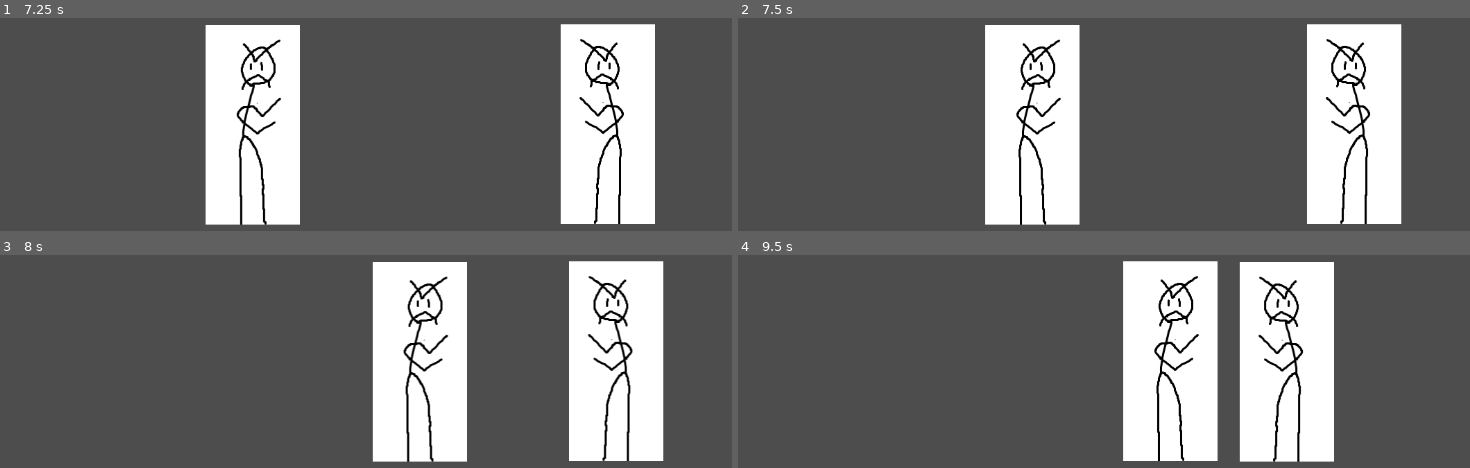
Above: before the commit, frames 1-4 (two rows, left to right).
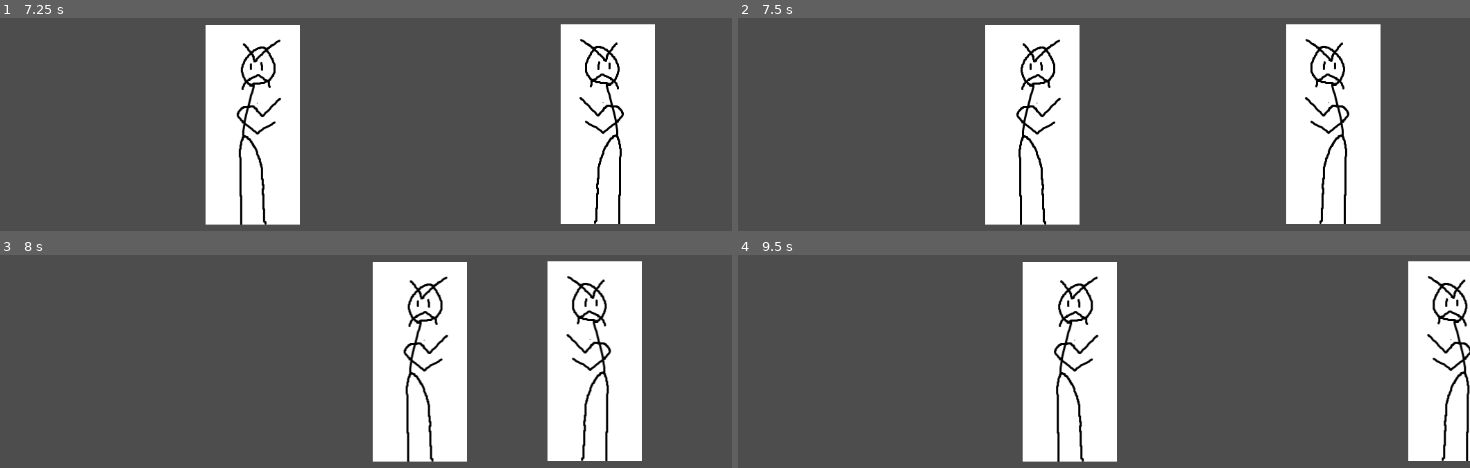
Above: after the commit, the same moments.

Repository: MichaelRatel/Fighting-Game-IEEE
Game: Godot game, scene res://main_scene.tscn
Two runs of this game, one before a commit and one after it. Both use one fixed random seed, a clock stepped at 60 frames per second and the inputs below.
Inputs:
- Up to frame 1 (7.25 s): tap Enter at 0.5, 3.5 s; hold D (player1_right) 0.53-1.28 s; hold P (player2_a, bound only after the commit) 0.53-1.28 s; tap [ (player2_b, bound only after the commit) at 0.8, 1.35, 3.8, 6.8 s; hold S (player1_down) 1.28-2.03 s; tap ] (player2_c, bound only after the commit) at 1.55, 4.55 s; tap Space at 2, 5.75 s; hold D (player1_right) 2.03-2.78 s; hold ] (player2_c, bound only after the commit) 2.03-2.78 s; tap , (player2_d, bound only after the commit) at 2.3, 2.85, 5.3 s; hold W (player1_up) 2.78-3.53 s; tap P (player2_a, bound only after the commit) at 3.05, 6.05 s; hold U (player1_a) 3.53-4.28 s; hold A (player1_left) 3.53-5.03 s; tap I (player1_b) at 4.35 s; hold S (player1_down) 5.03-5.78 s; hold O (player1_c) 5.03-5.78 s; hold D (player1_right) 5.78-6.53 s; tap J (player1_d) at 5.85 s; hold W (player1_up) from 6.53 s (still down); hold Down (player2_down) from 6.53 s (still down)
- Up to frame 2 (7.5 s): tap Enter at 7.25 s; release W (player1_up) at 7.28 s; release Down (player2_down) at 7.28 s; hold D (player1_right) from 7.28 s (still down); tap Left (player2_left) at 7.35 s
- Up to frame 3 (8 s): keep holding D (player1_right); tap ] (player2_c, bound only after the commit) at 7.55 s
- Up to frame 4 (9.5 s): release D (player1_right) at 8.03 s; hold S (player1_down) 8.03-8.78 s; hold Right (player2_right) 8.03-8.78 s; tap , (player2_d, bound only after the commit) at 8.3 s; hold A (player1_left) from 8.78 s (still down); tap Up (player2_up) at 8.85 s; tap P (player2_a, bound only after the commit) at 9.05 s

Frame 1 is identical in both runs. In frame 2, 7.4% of the frame differs, in the area x 74-91%, y 2-97%; in frame 3, 7.7%; in frame 4, 44%, in the area x 38-100%, y 2-98%.

Commit message:
fixed P2 inputs only moving backwards

Diff:
--- /dev/null
+++ b/InputHistory.gd
@@ -0,0 +1,12 @@
+extends RichTextLabel
+
+var persistentState : Node2D
+
+# Called when the node enters the scene tree for the first time.
+func _ready():
+	pass # Replace with function body.
+
+
+# Called every frame. 'delta' is the elapsed time since the previous frame.
+func _process(delta):
+	pass
--- a/characters/all_rounder/scripts/persistent_state.gd
+++ b/characters/all_rounder/scripts/persistent_state.gd
@@ -87,7 +87,7 @@
 	if(player.name == "Player2"):
 		newNode.player = 2
 	newNode.set_values()
-	print(newNode.toString())
+	#print(newNode.toString())
 	inputBuffer.push_back((newNode))
 	pass
 
--- a/characters/input_buffer_node.gd
+++ b/characters/input_buffer_node.gd
@@ -50,8 +50,10 @@
 func inverseDirection():
 	if(stickPosition == 1 || stickPosition == 4 || stickPosition == 7):
 		stickPosition += 2
+		return
 	if(stickPosition == 3 || stickPosition == 6 || stickPosition == 9):
 		stickPosition -= 2
+		return
 
 func toString():
 	var string = ""
--- a/characters/input_handling.gd
+++ b/characters/input_handling.gd
@@ -44,9 +44,14 @@
 	var buffer = persistentState.inputBuffer
 	if(buffer.front() == null):
 		return
+
+	if (currentDirection == persistentState.directions.LEFT):
+		for node in persistentState.inputBuffer:
+			node.inverseDirection()
 	# Now, we can check for every type of input here, and execute a state change based on priority
 	# if we find a super input first, we super, if not, we special, attack, move, etc.
 	# exact hierarchy is in the design doc in the discord
+	print(buffer.slice(-1)[0].toString())
 	if(buffer.slice(-1)[0].stickPosition == 6):
 		persistentState.move_forward()
 	if(buffer.slice(-1)[0].stickPosition == 4):
--- a/main_scene.tscn
+++ b/main_scene.tscn
@@ -1,10 +1,11 @@
-[gd_scene load_steps=9 format=3 uid="uid://bn135wayxh4ec"]
+[gd_scene load_steps=10 format=3 uid="uid://bn135wayxh4ec"]
 
 [ext_resource type="Script" path="res://characters/all_rounder/scripts/state.gd" id="1_0tagt"]
 [ext_resource type="Script" path="res://characters/input_handling.gd" id="2_uq2q3"]
 [ext_resource type="Script" path="res://characters/all_rounder/scripts/persistent_state.gd" id="3_1hw5f"]
 [ext_resource type="Texture2D" uid="uid://cwxmav0kc1r88" path="res://characters/all_rounder/PLACEHOLDERpng.png" id="4_7tfai"]
 [ext_resource type="Script" path="res://characters/input_buffer_node.gd" id="5_1rudy"]
+[ext_resource type="Script" path="res://InputHistory.gd" id="6_jti7v"]
 
 [sub_resource type="PhysicsMaterial" id="PhysicsMaterial_iybck"]
 
@@ -54,6 +55,11 @@
 [node name="InputFrame" type="Node2D" parent="Player1/Player1State"]
 script = ExtResource("5_1rudy")
 
+[node name="RichTextLabel" type="RichTextLabel" parent="Player1"]
+offset_right = 40.0
+offset_bottom = 40.0
+script = ExtResource("6_jti7v")
+
 [node name="Player2" type="CharacterBody2D" parent="."]
 show_behind_parent = true
 top_level = true
--- a/project.godot
+++ b/project.godot
@@ -85,6 +85,31 @@
 "events": [Object(InputEventKey,"resource_local_to_scene":false,"resource_name":"","device":-1,"window_id":0,"alt_pressed":false,"shift_pressed":false,"ctrl_pressed":false,"meta_pressed":false,"pressed":false,"keycode":0,"physical_keycode":75,"key_label":0,"unicode":107,"echo":false,"script":null)
 ]
 }
+player2_a={
+"deadzone": 0.5,
+"events": [Object(InputEventKey,"resource_local_to_scene":false,"resource_name":"","device":-1,"window_id":0,"alt_pressed":false,"shift_pressed":false,"ctrl_pressed":false,"meta_pressed":false,"pressed":false,"keycode":0,"physical_keycode":80,"key_label":0,"unicode":112,"echo":false,"script":null)
+]
+}
+player2_b={
+"deadzone": 0.5,
+"events": [Object(InputEventKey,"resource_local_to_scene":false,"resource_name":"","device":-1,"window_id":0,"alt_pressed":false,"shift_pressed":false,"ctrl_pressed":false,"meta_pressed":false,"pressed":false,"keycode":0,"physical_keycode":91,"key_label":0,"unicode":91,"echo":false,"script":null)
+]
+}
+player2_c={
+"deadzone": 0.5,
+"events": [Object(InputEventKey,"resource_local_to_scene":false,"resource_name":"","device":-1,"window_id":0,"alt_pressed":false,"shift_pressed":false,"ctrl_pressed":false,"meta_pressed":false,"pressed":false,"keycode":0,"physical_keycode":93,"key_label":0,"unicode":93,"echo":false,"script":null)
+]
+}
+player2_d={
+"deadzone": 0.5,
+"events": [Object(InputEventKey,"resource_local_to_scene":false,"resource_name":"","device":-1,"window_id":0,"alt_pressed":false,"shift_pressed":false,"ctrl_pressed":false,"meta_pressed":false,"pressed":false,"keycode":0,"physical_keycode":59,"key_label":0,"unicode":59,"echo":false,"script":null)
+]
+}
+player2_dash={
+"deadzone": 0.5,
+"events": [null, Object(InputEventKey,"resource_local_to_scene":false,"resource_name":"","device":-1,"window_id":0,"alt_pressed":false,"shift_pressed":false,"ctrl_pressed":false,"meta_pressed":false,"pressed":false,"keycode":0,"physical_keycode":39,"key_label":0,"unicode":39,"echo":false,"script":null)
+]
+}
 
 [rendering]
 
